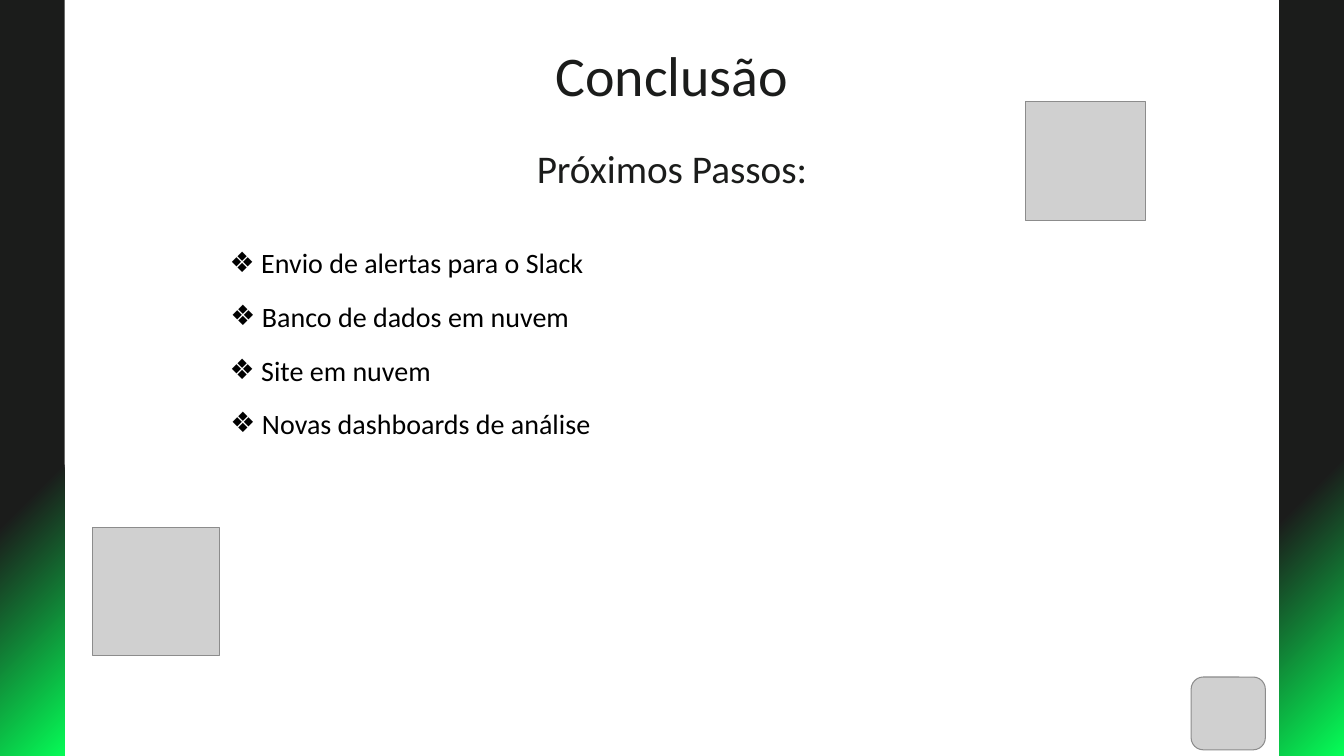
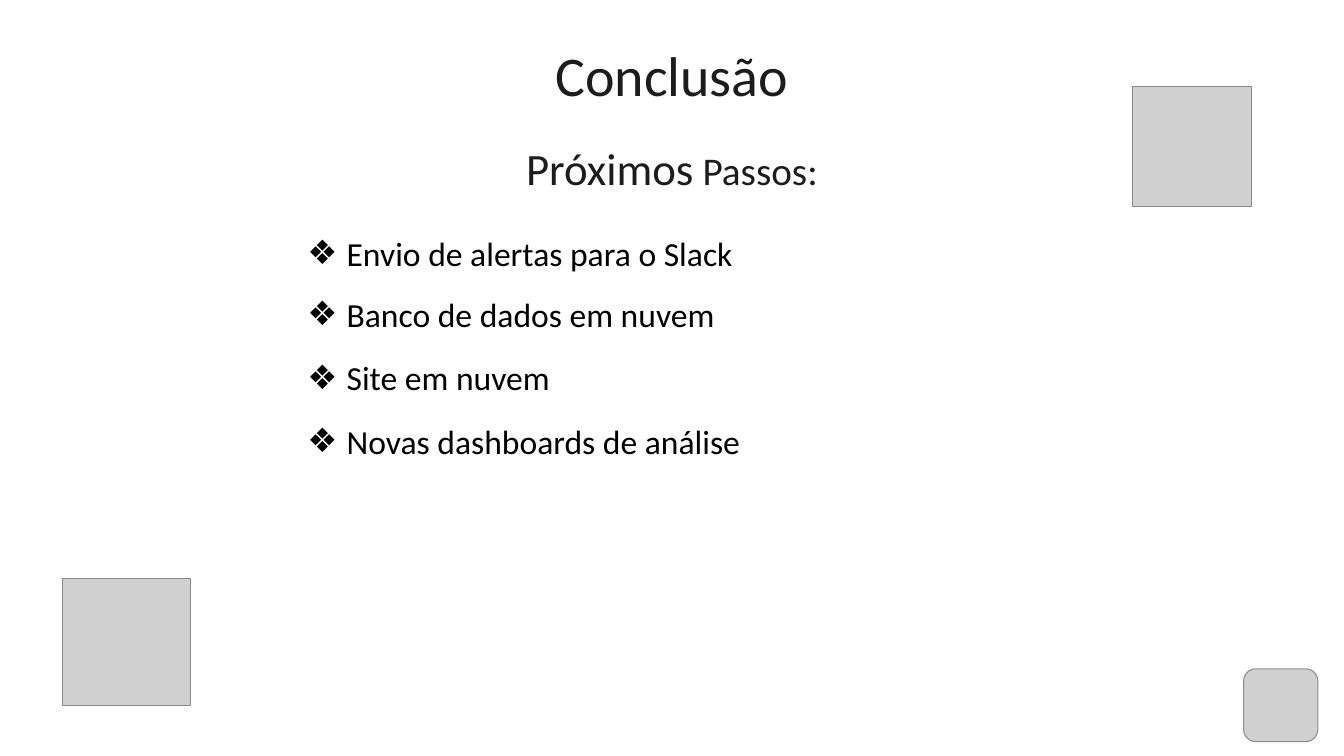
Before and after one commit to Projeto-Point/point, a slide deck: slide 13 of documentos/SlidePoint-Sprint2.pptx (slide 10 before the commit). Drawn at 1344x756 pixels with LibreOffice and Linux fonts; fonts in the diff are those of the drawing; grey boxes stand for pictures. Boxes give left, top, right and bottom in pixels: in the first picture for what was removed or moved away, otherwise in the second. Text is boxed around its words. In the diff, an @@ line names an element or a change of style, - is before the commit and + after.

```diff
--- a/documentos/SlidePoint-Sprint2.pptx
+++ b/documentos/SlidePoint-Sprint2.pptx
@@ rectangle removed at (0,0,65,756) @@
@@ rectangle removed at (1279,0,1344,756) @@
@@ picture: place and size @@
-picture at (1026,102,1145,221)
+picture at (1132,87,1251,206)
@@ text "Próximos Passos:" at (526,154,818,186): size 28 to 32 pt in "Próximos" @@
@@ text "Envio de alertas para o ...": place and size @@
-text "Envio de alertas para o ..." at (261,253,583,278)
+text "Envio de alertas para o ..." at (347,242,733,272)
@@ text "Banco de dados em nuvem": place and size @@
-text "Banco de dados em nuvem" at (262,307,569,328)
+text "Banco de dados em nuvem" at (347,303,715,328)
@@ text "Site em nuvem": place and size @@
-text "Site em nuvem" at (261,361,431,382)
+text "Site em nuvem" at (347,367,550,391)
@@ size 20 to 24 pt in 4 elements at (347,303,715,328), (347,367,550,391), (347,242,733,272), (347,430,740,455) @@
@@ text "Novas dashboards de análise": place and size @@
-text "Novas dashboards de análise" at (262,414,590,435)
+text "Novas dashboards de análise" at (347,430,740,455)
@@ picture: place and size @@
-picture at (93,528,220,655)
+picture at (63,579,190,706)
@@ picture: place and size @@
-picture at (1192,678,1266,750)
+picture at (1244,669,1319,742)
```
Also in this commit, not shown: 8 other slides changed, 3 slides added, 21 other files.
